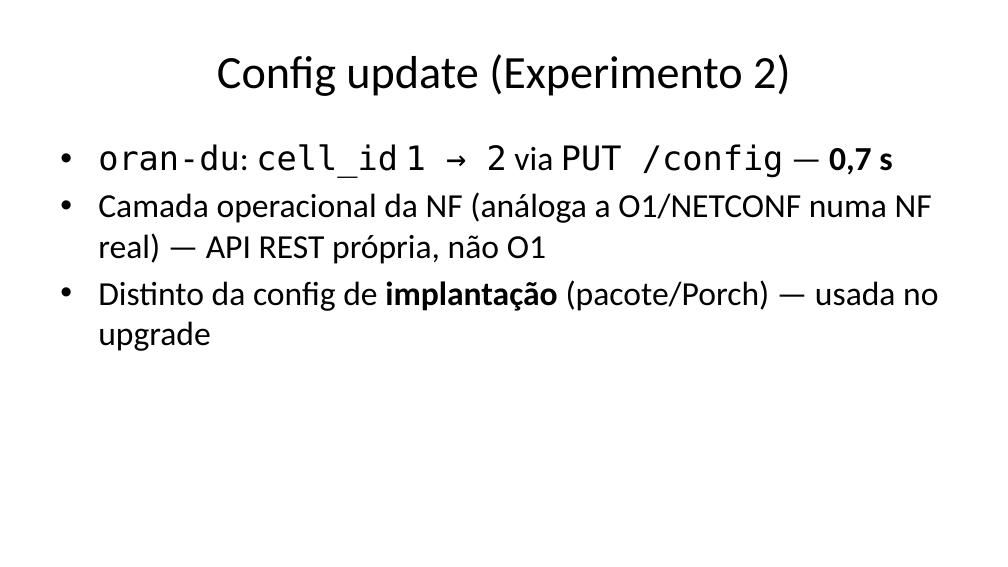
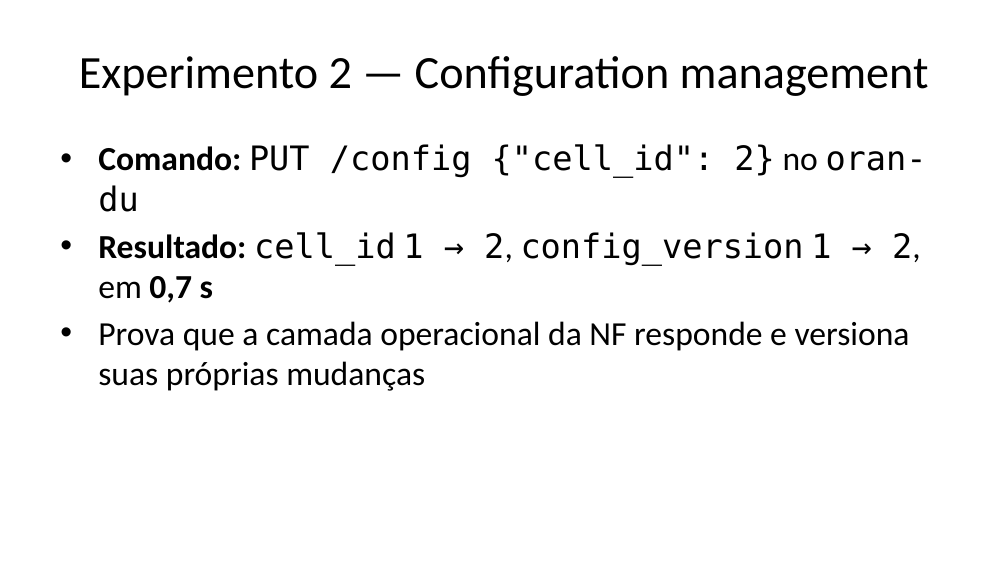
Before and after one commit to DiegoAbreuSWB/OpenRANCESARSMO, a slide deck: slide 13 of presentation/Parte2-Apresentacao-SMO-Nephio.pptx (slide 6 before the commit). Drawn at 1008x567 pixels with LibreOffice and Linux fonts; fonts in the diff are those of the drawing. Boxes give left, top, right and bottom in pixels: in the first picture for what was removed or moved away, otherwise in the second. Text is boxed around its words. In the diff, an @@ line names an element or a change of style, - is before the commit and + after.

Commit message:
docs: apresentação Parte 2 bem mais detalhada (15 -> 29 slides)
Pedido do usuário: mais detalhe, explicar o que foi feito/implementado/deixado de
fora, os experimentos individualmente, e o porquê de cada decisão.

- Cada um dos 6 experimentos originais ganha seu próprio slide (antes agrupados
  2-a-2), com comando, resultado real e o que prova.
- Novos slides de contexto/racional: objetivo da Parte 2, recap da tese da Parte 1,
  por que essas escolhas de ambiente, por que NFs simuladas (com a avaliação real
  de free5GC/UERANSIM/OAI que foi descartada), por que as 4 melhorias pós-entrega
  (a conversa real sobre O1/O2/A1/xApp/rApp que motivou o trabalho extra).
- Dois slides-resumo novos: "o que ficou de fora na entrega original" e "o que foi
  implementado x o que ficou de fora" (visão geral final).
- Reaproveita diagramas conceituais já existentes (nephio-arch, provisioning-flow)
  para as explicações de "como funciona" antes de cada bloco de experimentos.
- 29 slides, 10 imagens, notas de apresentador em todos.

```diff
--- a/presentation/Parte2-Apresentacao-SMO-Nephio.pptx
+++ b/presentation/Parte2-Apresentacao-SMO-Nephio.pptx
@@ title at [79,56,929,96]: text changed @@
-Config update (Experimento 2)
+Experimento 2 — Configuration management
@@ text at [98,144,927,391]: text changed @@
-• oran-du: cell_id 1 → 2 via PUT /config — 0,7 s
-• Camada operacional da NF (análoga a O1/NETCONF numa NF real) — API REST própria, não O1
-• Distinto da config de implantação (pacote/Porch) — usada no upgrade
+• Comando: PUT /config {"cell_id": 2} no oran-du
+• Resultado: cell_id 1 → 2, config_version 1 → 2, em 0,7 s
+• Prova que a camada operacional da NF responde e versiona suas próprias mudanças
```
Also in this commit, not shown: 13 other slides changed, 15 slides added, 1 slide removed, 2 other files.
